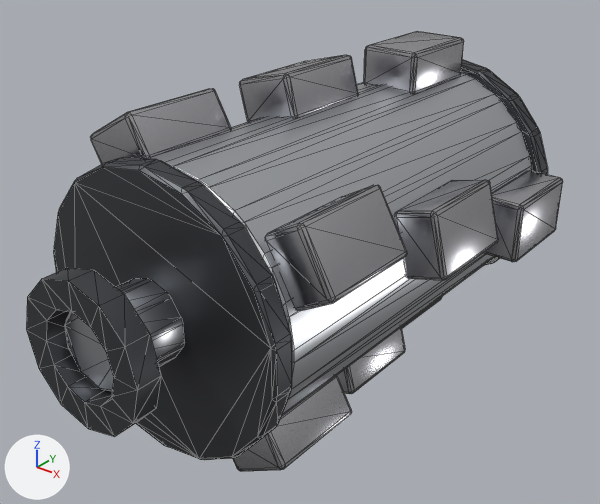
What one commit did to the glTF model Arena/assets/parts/weapon/vertical_spinner.glb.
The view is the same before and after, from a camera (50 mm lens) standing at (0.322, -0.434, 0.241) and looking at (-0.011, -0.019, -0.016). The axes (+X, +Y, +Z) are drawn at lower left. The lights are the same throughout. The first picture is the older version. Mesh edges are drawn as thin lines. Vertices at exactly the same position are counted once.

The older version as bpy lines, for what is in view:
```python
me_body = bpy.data.meshes.new('body')
me_body.from_pydata(...)  # 1368 vertices, 2620 faces; spans x -0.114..0.114, y -0.218..0.218, z -0.114..0.114
# faces by material slot: [468, 1296, 856]
me_body.materials.append(mat_steel)  # light grey #cbced3
me_body.materials.append(mat_titanium)  # light grey #bfbfc4
me_body.materials.append(mat_dark_metal)  # dark grey #5f6165
ob_body = bpy.data.objects.new('body', me_body)
ob_body.location = (0.0, 0.0, 0.0)
```
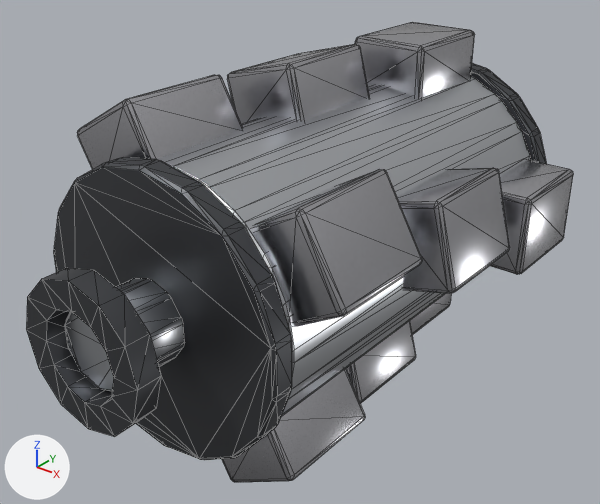
Where the change shows, as pixel boxes (x1, y1, x2, y2) in the pictures (600 x 504 px; the box of a moved part takes in the faces that stretch with it):
'body', reshaped: before (26, 31, 563, 471); after (26, 22, 573, 482)
part 1 of me_body, moved or reshaped: before (484, 171, 563, 262); after (490, 160, 573, 274)
part 2 of me_body, moved or reshaped: before (364, 31, 464, 93); after (355, 22, 475, 99)
part 3 of me_body, moved or reshaped (mostly hidden before): before (401, 297, 442, 329); after (410, 293, 451, 335)
part 4 of me_body, moved or reshaped: before (395, 179, 498, 280); after (398, 168, 510, 293)
part 5 of me_body, moved or reshaped: before (239, 55, 358, 122); after (227, 44, 369, 124)
part 6 of me_body, moved or reshaped: before (232, 328, 405, 471); after (222, 321, 416, 482)
part 7 of me_body, moved or reshaped: before (265, 185, 407, 311); after (253, 169, 422, 326)
part 8 of me_body, moved or reshaped: before (91, 88, 231, 164); after (77, 75, 243, 169)

Diff of the bpy script that builds the scene:
```diff
--- a/Arena/assets/parts/weapon/vertical_spinner.glb.py
+++ b/Arena/assets/parts/weapon/vertical_spinner.glb.py
@@ me_body @@
 # used by ob_body; location = (0.0, 0.0, 0.0)
-me_body.from_pydata(...)  # 1368 vertices, 2620 faces; spans x -0.114..0.114, y -0.218..0.218, z -0.114..0.114
+me_body.from_pydata(...)  # 1368 vertices, 2620 faces; spans x -0.122..0.122, y -0.218..0.218, z -0.122..0.122
+# me_body part 1: the loose piece of 56 vertices spanning x 0.083..0.113, y 0.069..0.141, z -0.022..0.022 is scaled about its middle by (1.43, 1.08, 1.33)
+# me_body part 2: the loose piece of 56 vertices spanning x -0.022..0.022, y 0.069..0.141, z 0.083..0.113 is scaled about its middle by (1.33, 1.08, 1.43)
+# me_body part 3: the loose piece of 56 vertices spanning x -0.022..0.022, y 0.069..0.141, z -0.113..-0.083 is scaled about its middle by (1.33, 1.08, 1.43)
+# me_body part 4: the loose piece of 56 vertices spanning x 0.075..0.114, y -0.036..0.036, z 0.001..0.05 is scaled about its middle by (1.41, 1.08, 1.33)
+# me_body part 5: the loose piece of 56 vertices spanning x -0.05..-0.001, y -0.036..0.036, z 0.075..0.114 is scaled about its middle by (1.33, 1.08, 1.41)
+# me_body part 6: 112 of 1368 vertices moved; they spanned x 0.001..0.074, y -0.141..0.036, z -0.114..-0.062 and now span x -0.007..0.083, y -0.144..0.039, z -0.122..-0.054; mean shift (0.0, 0.0, 0.0); largest move (0.024, -0.07, -0.085) -> (0.016, -0.143, -0.084)
+# me_body part 7: 56 of 1368 vertices moved; they spanned x 0.062..0.108, y -0.141..-0.069, z 0.023..0.074 and now span x 0.054..0.116, y -0.144..-0.066, z 0.014..0.083; mean shift (0.0, 0.0, 0.0); largest move (0.085, -0.07, 0.024) -> (0.084, -0.143, 0.016)
+# me_body part 8: 56 of 1368 vertices moved; they spanned x -0.074..-0.023, y -0.141..-0.069, z 0.062..0.108 and now span x -0.083..-0.014, y -0.144..-0.066, z 0.054..0.116; mean shift (0.0, 0.0, 0.0); largest move (-0.024, -0.07, 0.085) -> (-0.016, -0.143, 0.084)
+# other edits to the shape of me_body do not show in these pictures
 me_body.materials.append(mat_steel)
```
